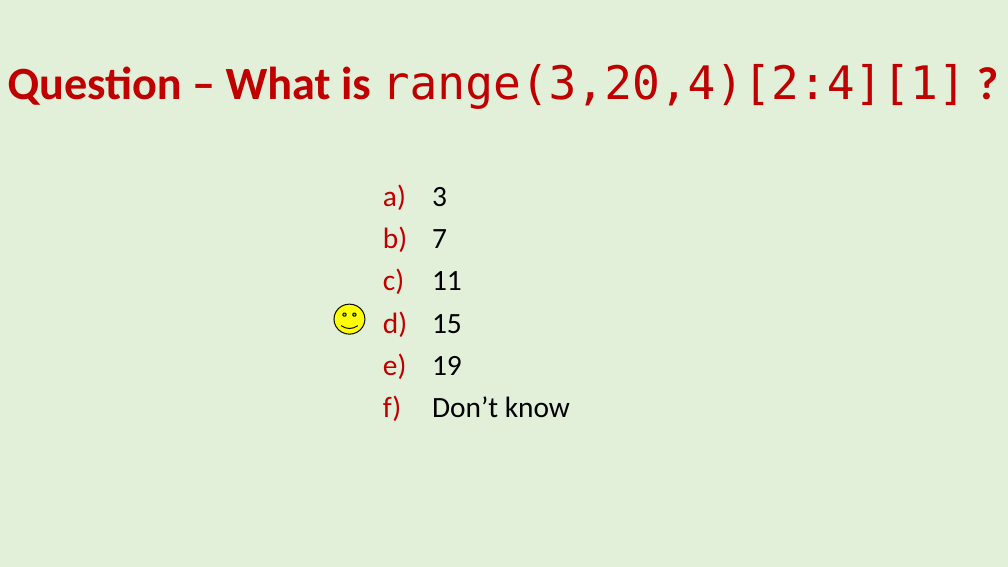
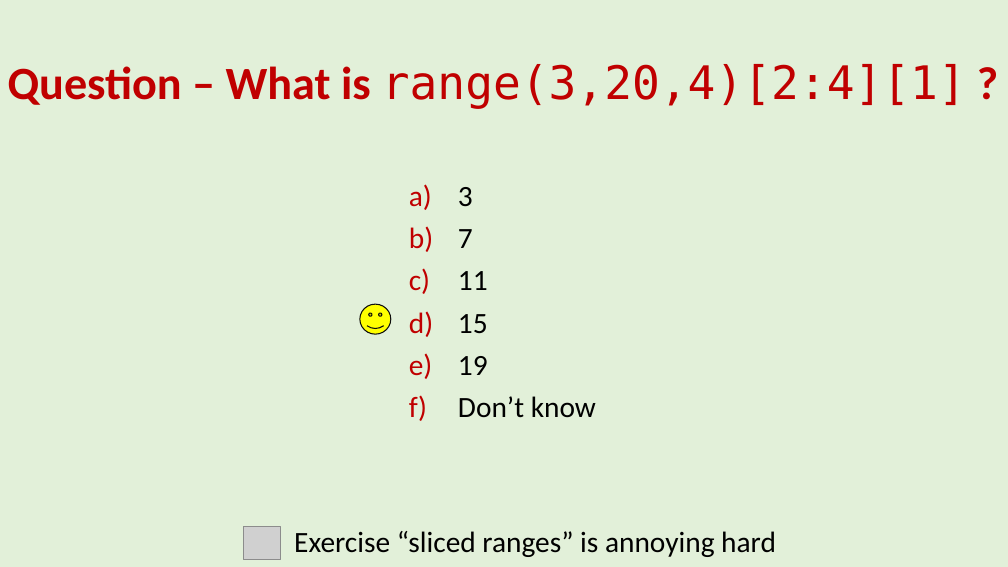
Before and after one commit to gsbrodal/gsbrodal.github.io, a slide deck: slide 15 of ipsa/slides/lists.pptx. Drawn at 1008x567 pixels with LibreOffice and Linux fonts; fonts in the diff are those of the drawing; grey boxes stand for pictures. Boxes give left, top, right and bottom in pixels: in the first picture for what was removed or moved away, otherwise in the second. Text is boxed around its words. In the diff, an @@ line names an element or a change of style, - is before the commit and + after.

```diff
--- a/ipsa/slides/lists.pptx
+++ b/ipsa/slides/lists.pptx
@@ text "3": place and size @@
-text "3" at (432, 187, 570, 418)
+text "3" at (458, 187, 596, 418)
@@ smiley face: place and size @@
-smiley face at (334, 304, 365, 334)
+smiley face at (360, 304, 391, 334)
@@ picture added at (243, 526, 281, 560) @@
@@ text added at (294, 531, 776, 557), 28 pt, text #000000 @@
+Exercise “sliced ranges” is annoying hard
```
Also in this commit, not shown: 4 other slides changed, 5 other files.
